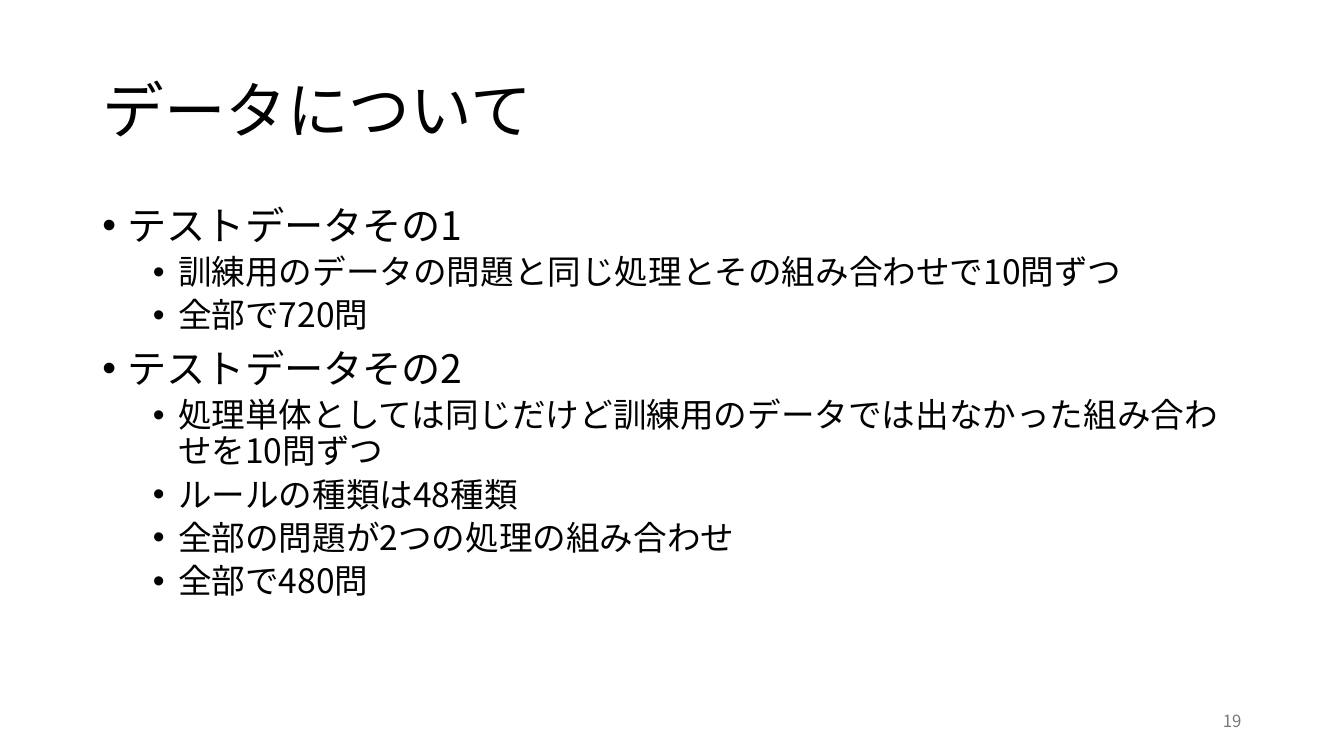
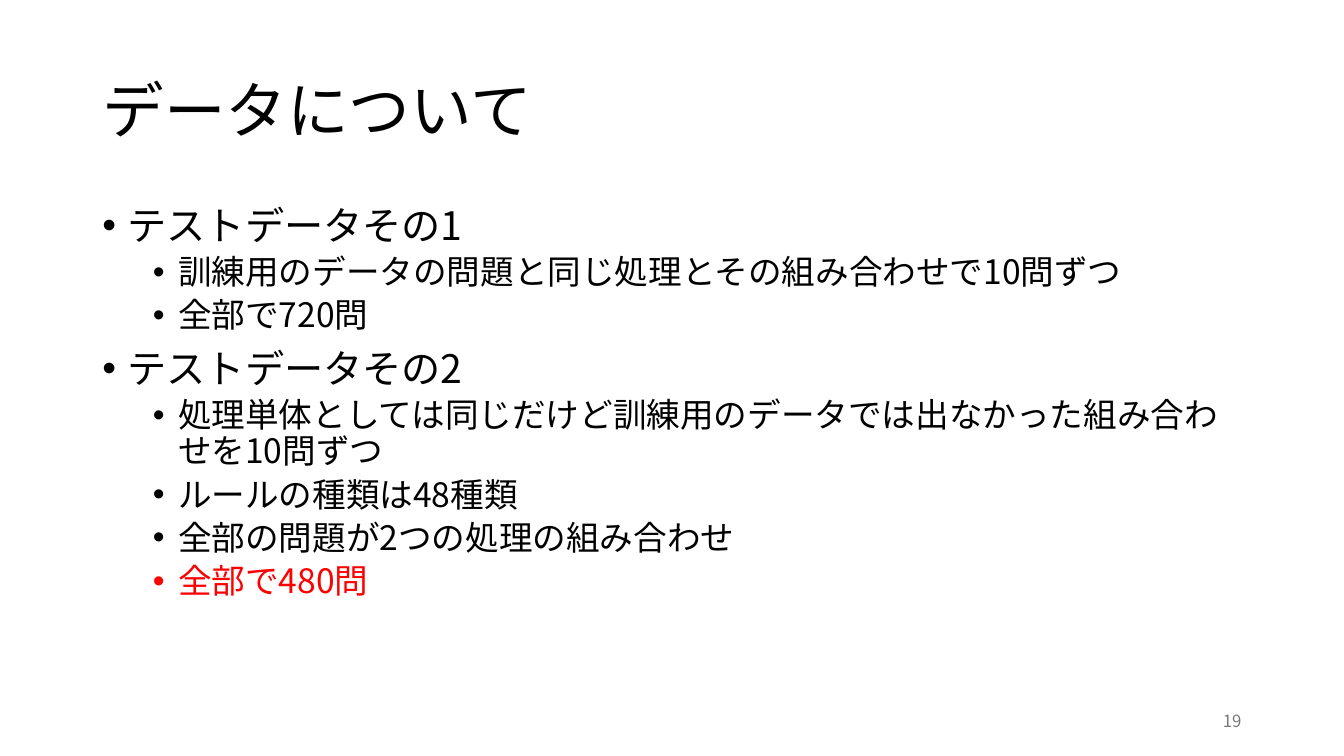
Before and after one commit to rollotea/array-task, a slide deck: slide 19 of 生成AIの追加学習による問題.pptx. Drawn at 1344x756 pixels with LibreOffice and Linux fonts; fonts in the diff are those of the drawing. Boxes give left, top, right and bottom in pixels: in the first picture for what was removed or moved away, otherwise in the second. Text is boxed around its words. In the diff, an @@ line names an element or a change of style, - is before the commit and + after.

```diff
--- a/生成AIの追加学習による問題.pptx
+++ b/生成AIの追加学習による問題.pptx
@@ text at [178,564,368,596]: text colour #000000 to #FF0000 in "全部で480問" @@
```
Also in this commit, not shown: 5 other slides changed, 1 slide added.
